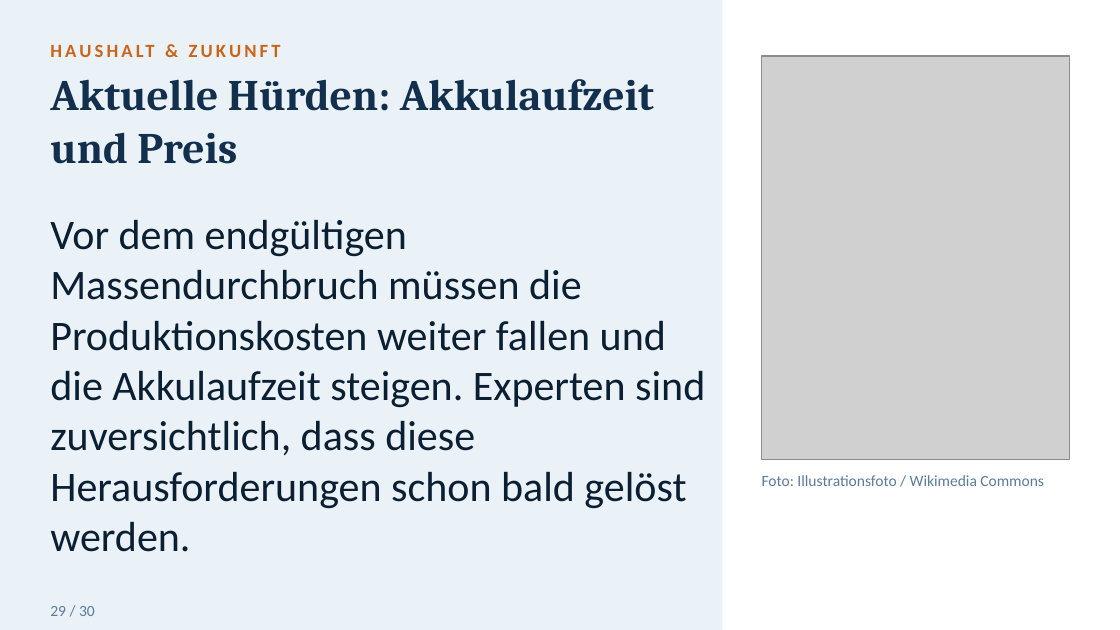
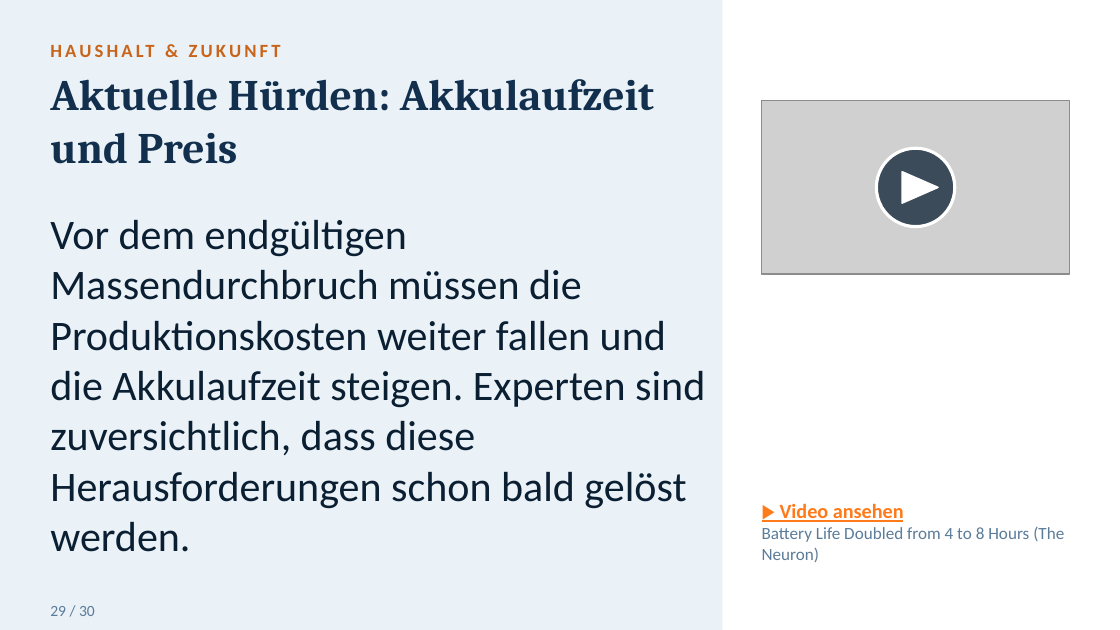
Before and after one commit to toshkaraf/tagesf-rderst-tte, a slide deck: slide 30 of Humanoide_Roboter_gross.pptx. Drawn at 1120x630 pixels with LibreOffice and Linux fonts; fonts in the diff are those of the drawing; grey boxes stand for pictures. Boxes give left, top, right and bottom in pixels: in the first picture for what was removed or moved away, otherwise in the second. Text is boxed around its words. In the diff, an @@ line names an element or a change of style, - is before the commit and + after.

```diff
--- a/Humanoide_Roboter_gross.pptx
+++ b/Humanoide_Roboter_gross.pptx
@@ picture: place and size @@
-picture at (762, 56, 1070, 459)
+picture at (762, 101, 1070, 274)
@@ ellipse added at (877, 148, 955, 226), fill #0B1F33 at 75% opacity, outline #FFFFFF 2 pt @@
@@ triangle added at (902, 171, 937, 203), fill #FFFFFF, outline #FFFFFF 1 pt @@
@@ text removed at (762, 475, 1044, 486) @@
-Foto: Illustrationsfoto / Wikimedia Commons
@@ text added at (762, 503, 1064, 562), 11 pt, text #5B7C99 @@
+▶ Video ansehen
+Battery Life Doubled from 4 to 8 Hours (The Neuron)
```
Also in this commit, not shown: 9 other slides changed.
